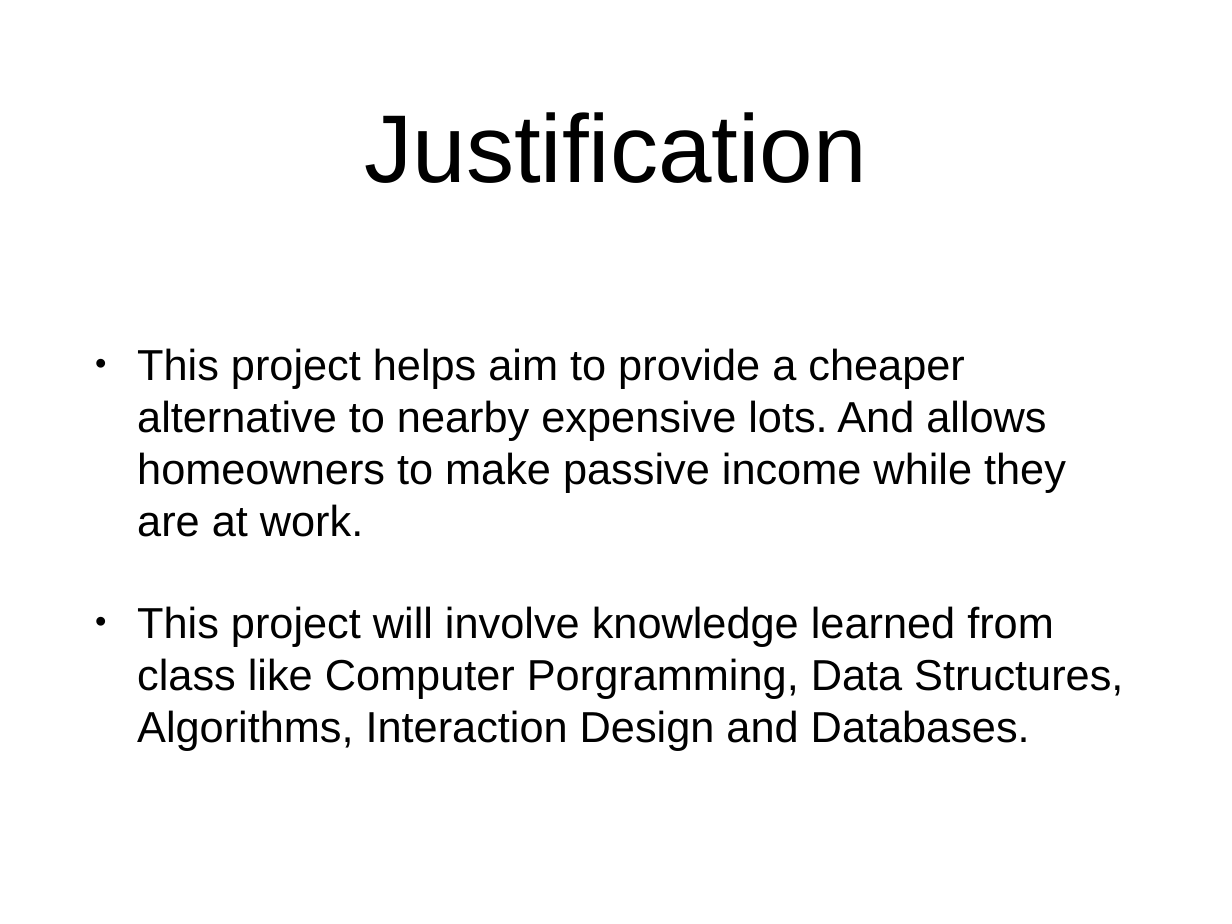
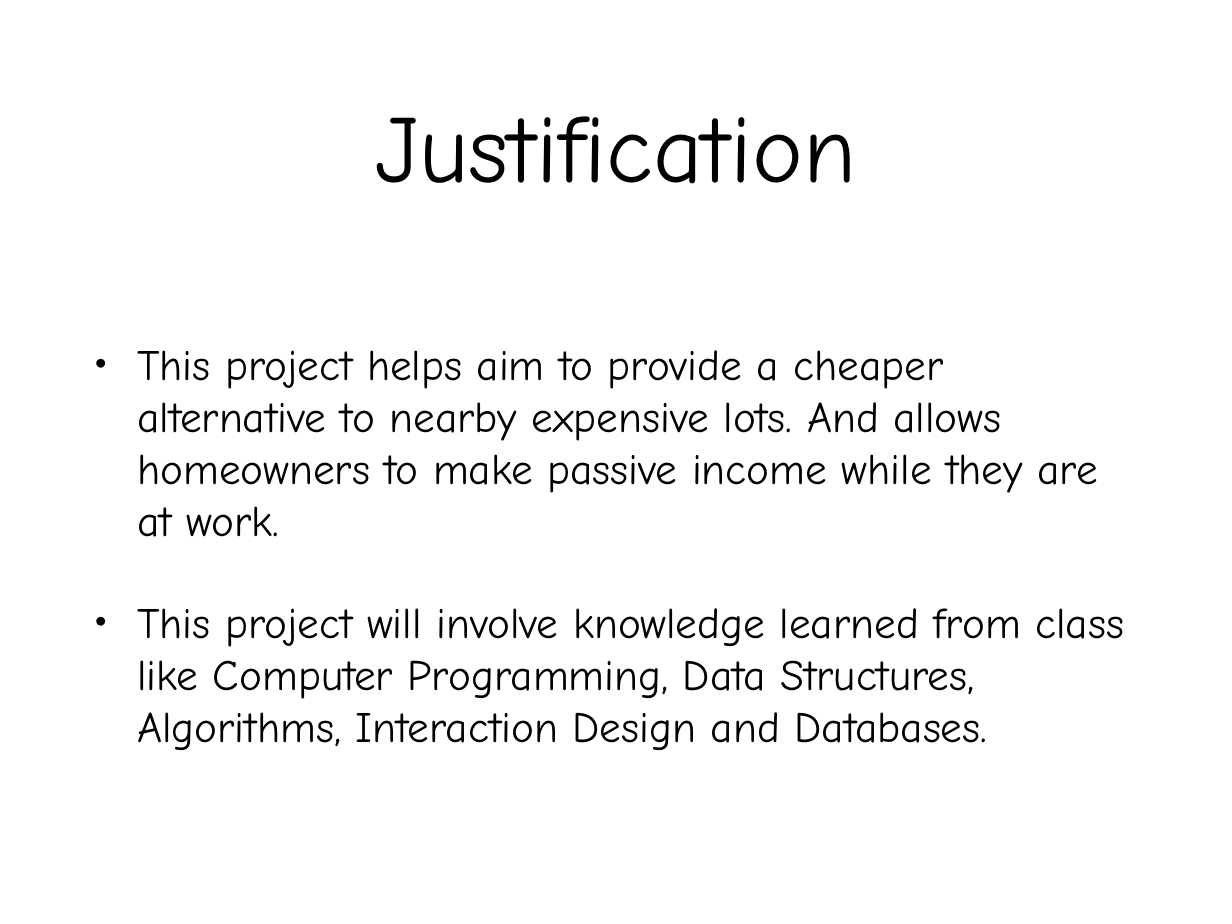
Before and after one commit to Tohoma/Parkit, a slide deck: slide 3 of docs/PARKIT Powerpoint.pptx. Drawn at 1232x924 pixels with LibreOffice and Linux fonts; fonts in the diff are those of the drawing. Boxes give left, top, right and bottom in pixels: in the first picture for what was removed or moved away, otherwise in the second. Text is boxed around its words. In the diff, an @@ line names an element or a change of style, - is before the commit and + after.

```diff
--- a/docs/PARKIT Powerpoint.pptx
+++ b/docs/PARKIT Powerpoint.pptx
@@ title "Justification" at <box>375,116,856,184</box>: font Arial to Comic Neue @@
@@ text at <box>137,350,1097,537</box>: font Arial to Comic Neue in "This project helps aim to provide a ..." @@
@@ text at <box>137,608,1124,750</box>: text changed; font Arial to Comic Neue @@
-• This project will involve knowledge learned from class like Computer Porgramming, Data Structures, Algorithms, Interaction Design and Databases.
+• This project will involve knowledge learned from class like Computer Programming, Data Structures, Algorithms, Interaction Design and Databases.
```
Also in this commit, not shown: 7 other slides changed, 1 slide added, 5 other files.
